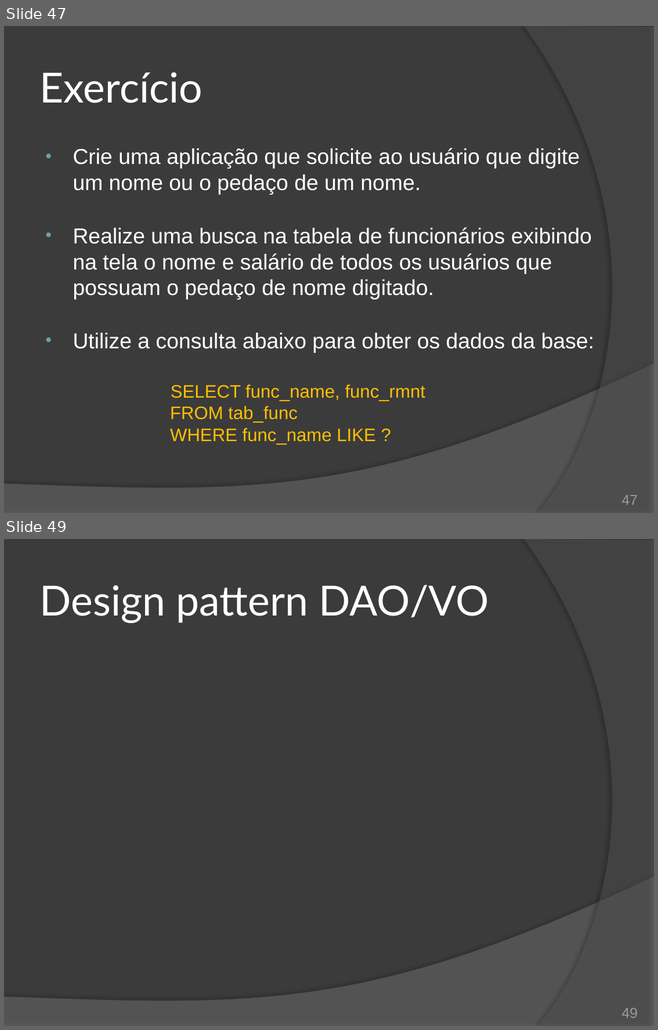
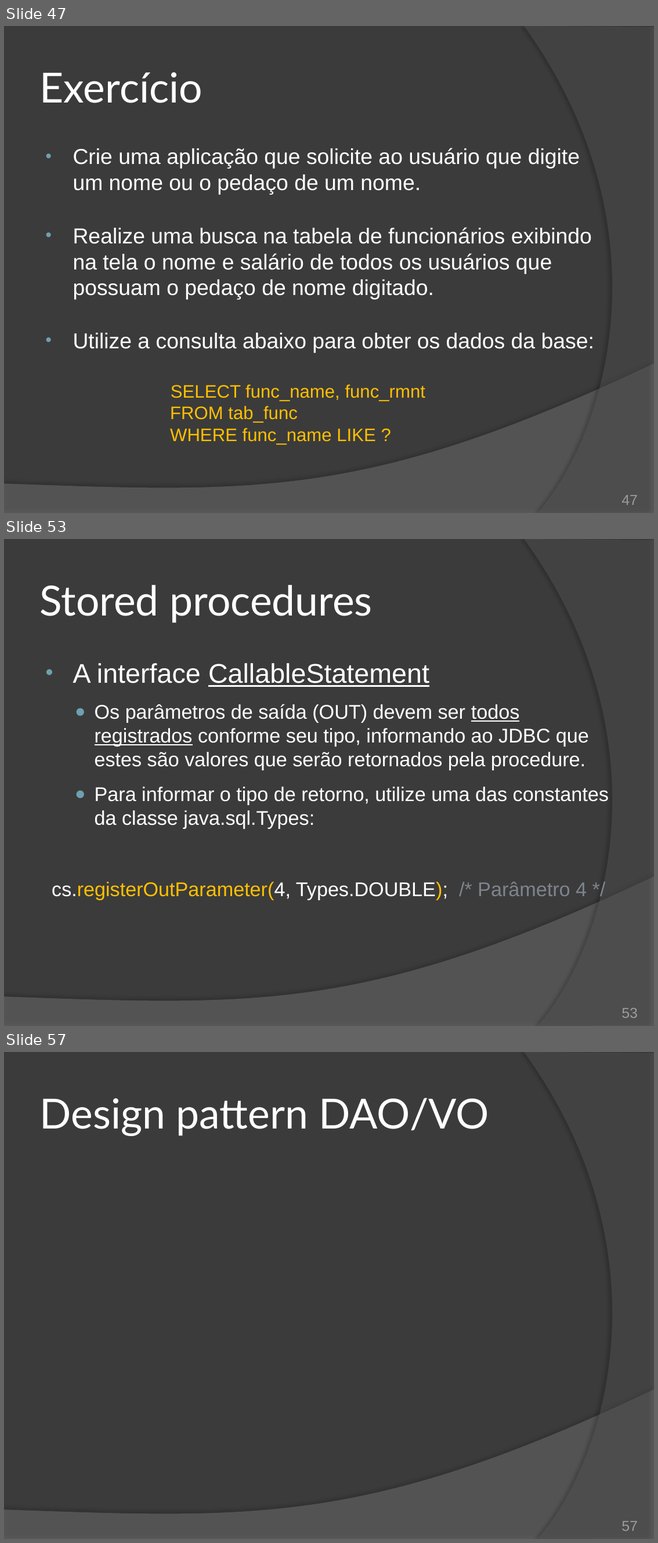
Before and after one commit to duchesqui/slzvieira-training, a slide deck: 2-Java-Programmer-Modulo-II/19.Capitulo11.pptx. Shown one above the other, each under a label of ours: slides 47 and 49 before the commit, slides 47, 53 and 57 after it; the slides between them are not shown. The pictures are 658x1030 and 658x1543 pixels, drawn with LibreOffice and Linux fonts; fonts in the diff are those of the drawing. Boxes give left, top, right and bottom in pixels: in the first picture for what was removed or moved away, otherwise in the second. Text is boxed around its words. In the diff, an @@ line names an element or a change of style, - is before the commit and + after.

Commit message:
JDBC: Stored Procedures

```diff
--- a/2-Java-Programmer-Modulo-II/19.Capitulo11.pptx
+++ b/2-Java-Programmer-Modulo-II/19.Capitulo11.pptx
@@ slide 53 added at (4, 539, 654, 1026), background #3B3B3B; not listed: 2 template elements that a slide beside it also shows @@
@@ title added at (40, 585, 372, 623), 46 pt, text #FFFFFF @@
+Stored procedures
@@ text added at (52, 663, 608, 900), 22 pt, text #FFFFFF @@
+• A interface CallableStatement
+  ● Os parâmetros de saída (OUT) devem ser todos registrados conforme seu tipo, informando ao JDBC que estes são valores que serão retornados pela procedure.
+  ● Para informar o tipo de retorno, utilize uma das constantes da classe java.sql.Types:
+cs.registerOutParameter(4, Types.DOUBLE); /* Parâmetro 4 */
@@ page number added at (621, 1008, 637, 1018), 16 pt, text #9D9B9A @@
+53
@@ what was slide 49 is now slide 57 @@
@@ page number at (621, 1521, 637, 1531): text changed @@
-49
+57
```
Also in this commit, not shown: 1 slide changed, 7 other slides added, 1 other file.
